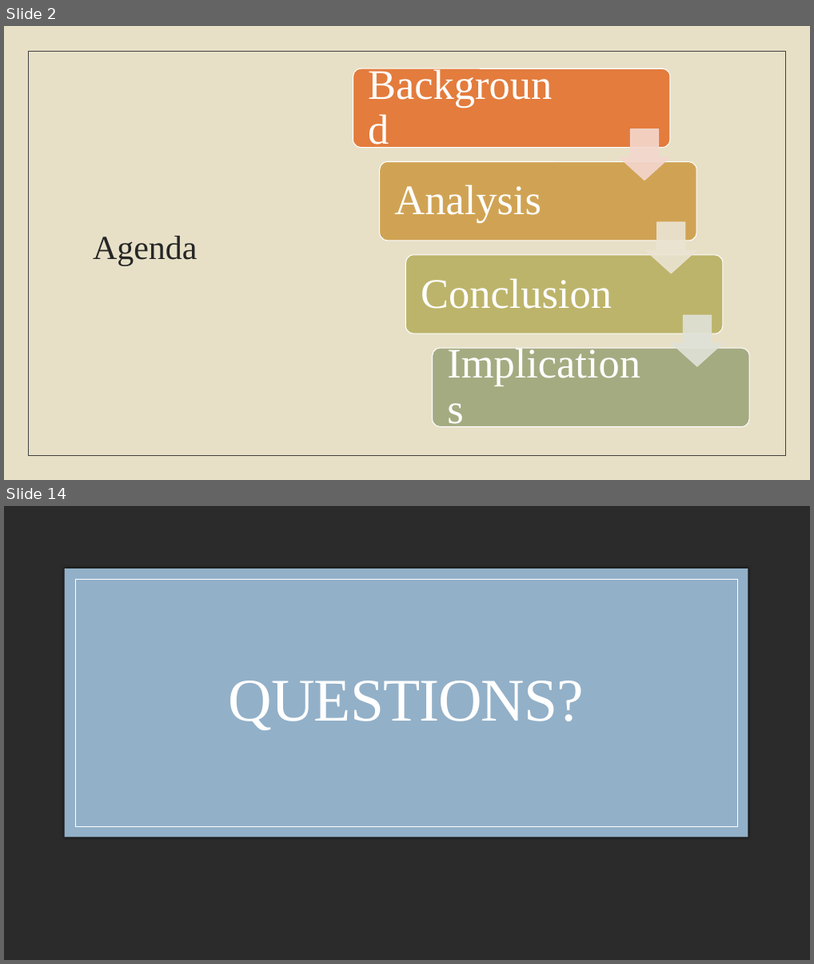
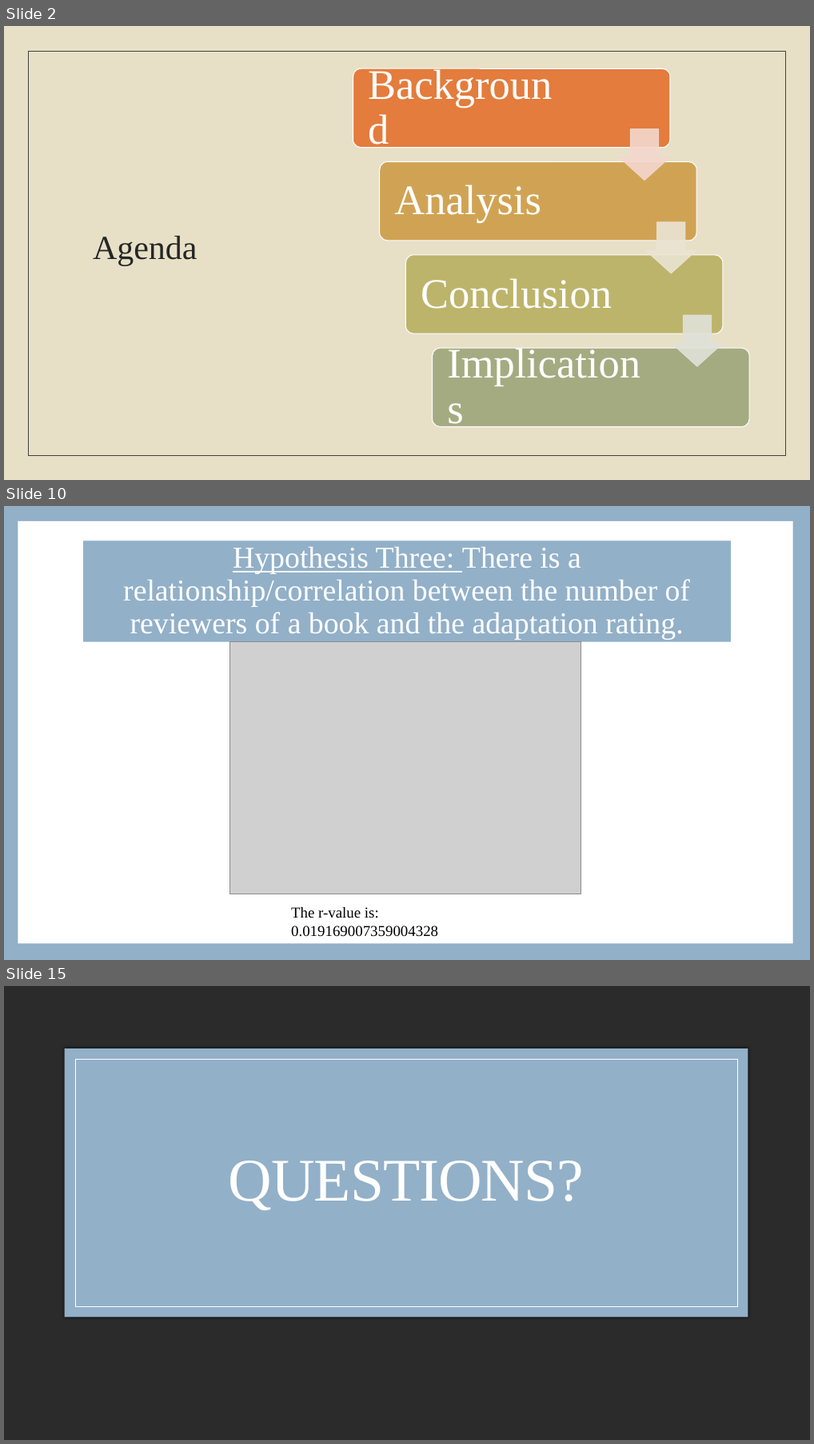
Before and after one commit to laurenemilyto/film_adapatation_success, a slide deck: Steg_pres.pptx. Shown one above the other, each under a label of ours: slides 2 and 14 before the commit, slides 2, 10 and 15 after it; the slides between them are not shown. The pictures are 814x964 and 814x1444 pixels, drawn with LibreOffice and Linux fonts; fonts in the diff are those of the drawing; grey boxes stand for pictures; background and template pictures are left out; a plain dark background stands for a picture behind light text. Boxes give left, top, right and bottom in pixels: in the first picture for what was removed or moved away, otherwise in the second. Text is boxed around its words. In the diff, an @@ line names an element or a change of style, - is before the commit and + after.

```diff
--- a/Steg_pres.pptx
+++ b/Steg_pres.pptx
@@ slide 10 added at (4,506,810,960), background #FFFFFF @@
@@ rectangle added at (4,506,810,960), fill #92B0C8 @@
@@ rectangle added at (18,521,794,944), fill #FFFFFF @@
@@ title added at (83,540,731,641), fill #92B0C8, 36 pt, text #FFFFFF @@
+Hypothesis Three: There is a relationship/correlation between the number of reviewers of a book and the adaptation rating.
@@ picture added at (230,641,582,893) @@
@@ text added at (291,907,438,936), 18 pt, text #000000 @@
+The r-value is: 0.019169007359004328
@@ what was slide 14 is now slide 15 @@
```
Also in this commit, not shown: 6 slides changed, 6 other slides added, 6 slides removed, 1 other file.
